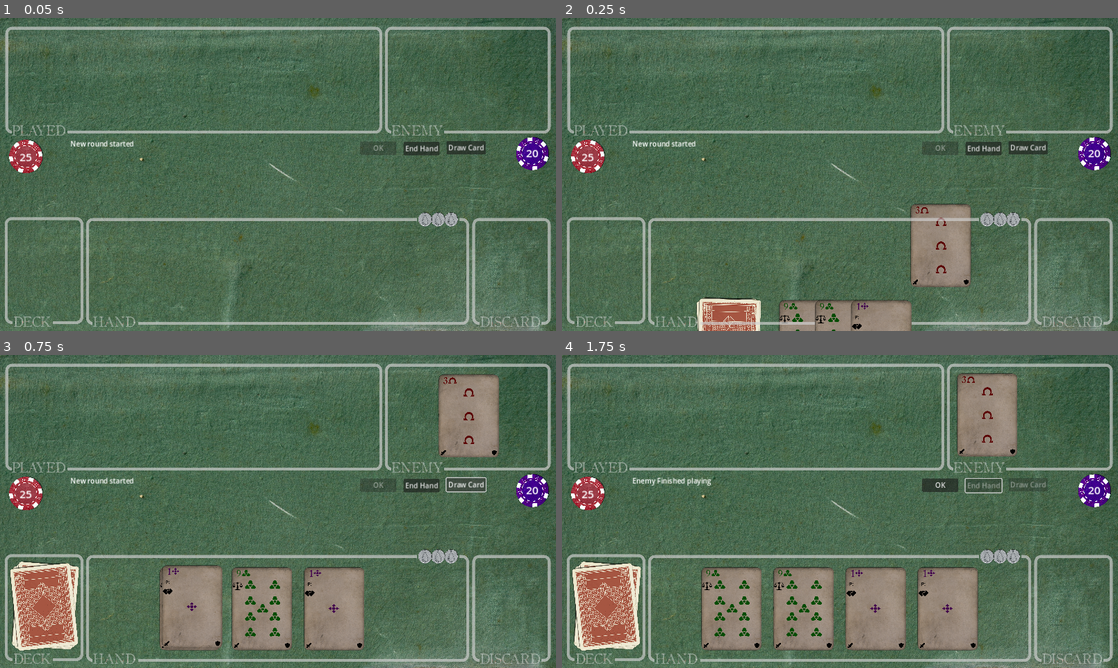
Above: before the commit, frames 1-4 (two rows, left to right).
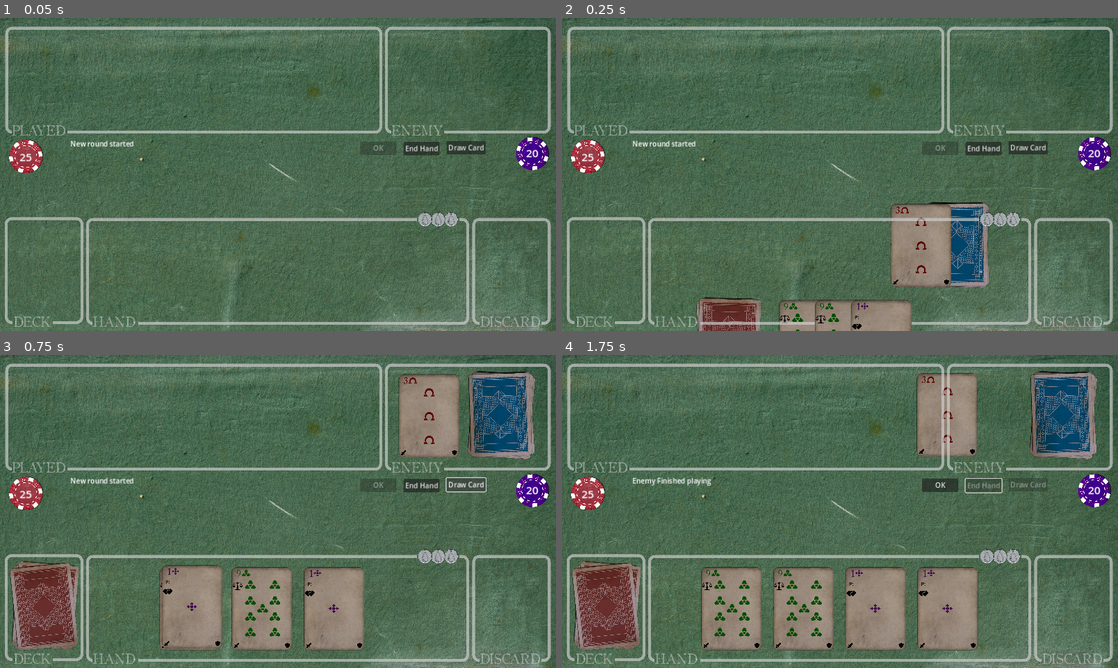
Above: after the commit, the same moments.

Repository: TicklesTheBrain/CardBuilder
Game: Godot game, scene res://game.tscn
Two runs of this game, one before a commit and one after it. Both use one fixed random seed, a clock stepped at 60 frames per second and the inputs below. The engine's default icon, where the game draws it, is replaced by a stand-in: a white triangle on a blue panel in a dark square.
Inputs:
- Up to frame 1 (0.05 s): no input
- Up to frame 2 (0.25 s): no input
- Up to frame 3 (0.75 s): click "Draw Card" at 0.5 s
- Up to frame 4 (1.75 s): click "End Hand" at 1.25 s

Frame 1 is identical in both runs. In frame 2, 4.1% of the frame differs, in the area x 24-77%, y 58-100%; in frame 3, 8.8%; in frame 4, 10%, in the area x 1-97%, y 5-95%.

Commit message:
imprved card back and added enemy deck pile

Diff:
--- a/cardAbstractions/cardData.gd
+++ b/cardAbstractions/cardData.gd
@@ -142,6 +142,7 @@
 	newCard.type = type.duplicate(true)
 	newCard.graft = graft
 	newCard.revealed = revealed
+	newCard.cardBack = cardBack
 	newCard.cost = cost.duplicate(true)
 	newCard.attack = attack.duplicate(true)
 	newCard.defence = defence.duplicate(true)
--- a/game.tscn
+++ b/game.tscn
@@ -24,10 +24,10 @@
 [ext_resource type="Script" path="res://cardInterfaceStuff/dynamicPositionController.gd" id="27_mupmx"]
 
 [sub_resource type="RectangleShape2D" id="RectangleShape2D_2v7eo"]
-size = Vector2(587, 237)
+size = Vector2(402, 237)
 
 [sub_resource type="RectangleShape2D" id="RectangleShape2D_7o7mm"]
-size = Vector2(368, 242)
+size = Vector2(185, 242)
 
 [sub_resource type="RectangleShape2D" id="RectangleShape2D_c17rp"]
 size = Vector2(868, 233)
@@ -350,11 +350,11 @@
 logicalContainer = NodePath("../Logic/Enemy/EnemyPlayArea")
 
 [node name="EnemyPlayAreaFull" type="CollisionShape2D" parent="EnemyPlayAreaController"]
-position = Vector2(971.5, 137.5)
+position = Vector2(879, 137.5)
 shape = SubResource("RectangleShape2D_2v7eo")
 
 [node name="EnemyPlayAreaSmall" type="CollisionShape2D" parent="EnemyPlayAreaController"]
-position = Vector2(1079, 140)
+position = Vector2(987.5, 140)
 shape = SubResource("RectangleShape2D_7o7mm")
 
 [node name="EnemyDiscardController" type="Node2D" parent="." node_paths=PackedStringArray("positionMarker", "logicalContainer")]
@@ -363,7 +363,7 @@
 logicalContainer = NodePath("../Logic/Enemy/EnemyDiscard")
 
 [node name="EnemyDiscard" type="Marker2D" parent="EnemyDiscardController"]
-position = Vector2(1216, 164)
+position = Vector2(1200, 380)
 
 [node name="DeckDisplayPile" type="Node2D" parent="." node_paths=PackedStringArray("pileCenter", "logicalContainer")]
 script = ExtResource("14_27y8n")
@@ -383,6 +383,24 @@
 [node name="DeckOrigin" type="Marker2D" parent="DeckDisplayPile"]
 position = Vector2(102, 577)
 
+[node name="EnemyDeckDisplay" type="Node2D" parent="." node_paths=PackedStringArray("pileCenter", "logicalContainer")]
+script = ExtResource("14_27y8n")
+pileCenter = NodePath("EnemyDeckOrigin")
+positionDriftX = 3.0
+positionDriftY = 3.0
+rotationDrift = 6.0
+shufflePositionDriftX = 15.0
+shufflePositionDriftY = 30.0
+shuffleRotationDrift = 35.0
+shuffleTime = 1.5
+shuffleTimeDrift = 0.3
+logicalContainer = NodePath("../Logic/Enemy/EnemyDeck")
+resetRotation = false
+reverseZ = true
+
+[node name="EnemyDeckOrigin" type="Marker2D" parent="EnemyDeckDisplay"]
+position = Vector2(1153, 138)
+
 [node name="DiscardDisplayPile" type="Node2D" parent="." node_paths=PackedStringArray("pileCenter", "logicalContainer")]
 script = ExtResource("14_27y8n")
 pileCenter = NodePath("DiscardOrigin")
Binary file changed: assets/cardBacks/BlueA.png
Binary file changed: assets/cardBacks/BlueB.png
Binary file changed: assets/cardBacks/BlueC.png
Binary file changed: assets/cardBacks/BlueD.png
Binary file changed: assets/cardBacks/RedA.png
Binary file changed: assets/cardBacks/RedB.png
Binary file changed: assets/cardBacks/RedC.png
Binary file changed: assets/cardBacks/RedD.png
